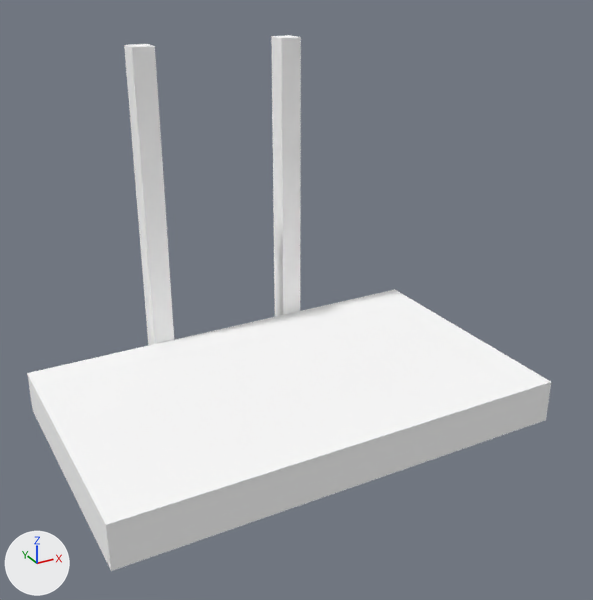
The glTF model static/monkey.glb as it was, and as the next commit left it.
One viewpoint serves both versions: a camera (50 mm lens) standing at (-9.1, -17.09, 8.38) and looking at (0.37, 0.13, -0.23). Arrows for +X, +Y and +Z are at lower left; the lights stay in place. Where no turn or scale is listed for an object, it has been applied to the vertices.

Names of what the first picture shows: 'entity0_brush0', 'entity0_brush1', 'entity0_brush2'.
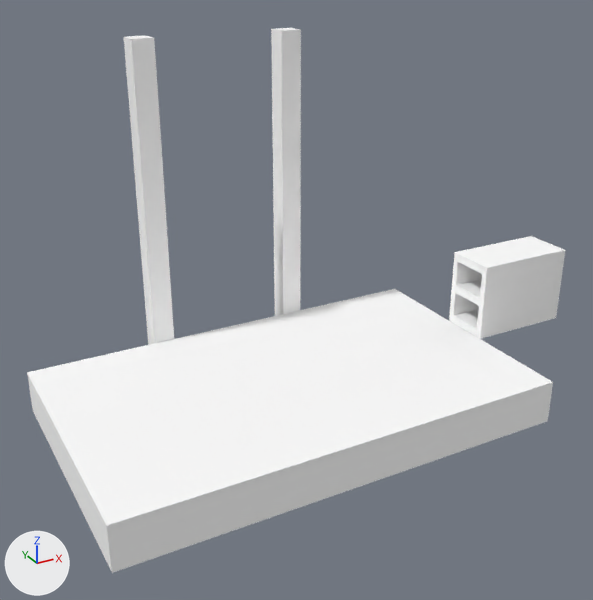
The newer file is also rescaled (x3.313), turned or shifted as a whole; pictures and numbers use the older file's frame.

Where the change shows, as pixel boxes (x1, y1, x2, y2) in the pictures (593 x 600 px):
'entity0_brush0', moved, rescaled
    before: (27, 289, 551, 571)
    after: (27, 289, 553, 573)
'entity0_brush1', moved, rescaled
    before: (124, 44, 174, 346)
    after: (124, 36, 174, 345)
'entity0_brush2', moved, rescaled
    before: (271, 35, 301, 317)
    after: (271, 28, 301, 316)
'entity0_brush9', added
    after: (454, 236, 566, 276)
'entity0_brush7', added
    after: (480, 258, 564, 300)
'entity0_brush5', added
    after: (477, 289, 560, 331)
'entity0_brush6', added
    after: (451, 279, 561, 308)
'entity0_brush3', added
    after: (449, 309, 557, 339)
'entity0_brush8', added
    after: (452, 260, 482, 285)
'entity0_brush4', added
    after: (450, 291, 479, 315)

The change, as a list of edits to the scene's bpy script:
```text
Add me_entity0_brush9:
    me_entity0_brush9.from_pydata(...)  # a box spanning x 3.02..6.04, y -0.72..0.72, z 0.99..1.24
    me_entity0_brush9.materials.append(mat_tb_empty_007)  # white #ffffff
Add me_entity0_brush8:
    me_entity0_brush8.from_pydata(...)  # a box spanning x 3.02..6.04, y 0.54..0.72, z 0.25..0.99
    me_entity0_brush8.materials.append(mat_tb_empty_007)  # white #ffffff
Add me_entity0_brush7:
    me_entity0_brush7.from_pydata(...)  # a box spanning x 3.02..6.04, y -0.72..-0.54, z 0.25..0.99
    me_entity0_brush7.materials.append(mat_tb_empty_007)  # white #ffffff
Add me_entity0_brush6:
    me_entity0_brush6.from_pydata(...)  # a box spanning x 3.02..6.04, y -0.72..0.72, z 0.0..0.25
    me_entity0_brush6.materials.append(mat_tb_empty_007)  # white #ffffff
Add me_entity0_brush5:
    me_entity0_brush5.from_pydata(...)  # a box spanning x 3.02..6.04, y -0.72..-0.54, z -0.74..0.0
    me_entity0_brush5.materials.append(mat_tb_empty_007)  # white #ffffff
Add me_entity0_brush4:
    me_entity0_brush4.from_pydata(...)  # a box spanning x 3.02..6.04, y 0.54..0.72, z -0.74..0.0
    me_entity0_brush4.materials.append(mat_tb_empty_007)  # white #ffffff
Add me_entity0_brush3:
    me_entity0_brush3.from_pydata(...)  # a box spanning x 3.02..6.04, y -0.72..0.72, z -0.99..-0.74
    me_entity0_brush3.materials.append(mat_tb_empty_007)  # white #ffffff
Change ob_entity0_brush0:
    ob_entity0_brush0.location: (0.0, 0.0, 0.0) -> (0.0, -0.03, 0.08)
    ob_entity0_brush0.scale: (0.302, 0.296, 0.299) -> (0.302, 0.302, 0.302)
Change ob_entity0_brush1:
    ob_entity0_brush1.location: (0.0, 0.0, 0.0) -> (0.0, -0.03, 0.08)
    ob_entity0_brush1.scale: (0.302, 0.296, 0.299) -> (0.302, 0.302, 0.302)
Change ob_entity0_brush2:
    ob_entity0_brush2.location: (0.0, 0.0, 0.0) -> (0.0, -0.03, 0.08)
    ob_entity0_brush2.scale: (0.302, 0.296, 0.299) -> (0.302, 0.302, 0.302)
Add ob_entity0_brush9:
    ob_entity0_brush9 = bpy.data.objects.new('entity0_brush9', me_entity0_brush9)
    ob_entity0_brush9.location = (2.99, -0.03, -1.33)
Add ob_entity0_brush8:
    ob_entity0_brush8 = bpy.data.objects.new('entity0_brush8', me_entity0_brush8)
    ob_entity0_brush8.location = (2.99, -0.03, -1.33)
Add ob_entity0_brush7:
    ob_entity0_brush7 = bpy.data.objects.new('entity0_brush7', me_entity0_brush7)
    ob_entity0_brush7.location = (2.99, -0.03, -1.33)
Add ob_entity0_brush6:
    ob_entity0_brush6 = bpy.data.objects.new('entity0_brush6', me_entity0_brush6)
    ob_entity0_brush6.location = (2.99, -0.03, -1.33)
Add ob_entity0_brush5:
    ob_entity0_brush5 = bpy.data.objects.new('entity0_brush5', me_entity0_brush5)
    ob_entity0_brush5.location = (2.99, -0.03, -1.33)
Add ob_entity0_brush4:
    ob_entity0_brush4 = bpy.data.objects.new('entity0_brush4', me_entity0_brush4)
    ob_entity0_brush4.location = (2.99, -0.03, -1.33)
Add ob_entity0_brush3:
    ob_entity0_brush3 = bpy.data.objects.new('entity0_brush3', me_entity0_brush3)
    ob_entity0_brush3.location = (2.99, -0.03, -1.33)
```
